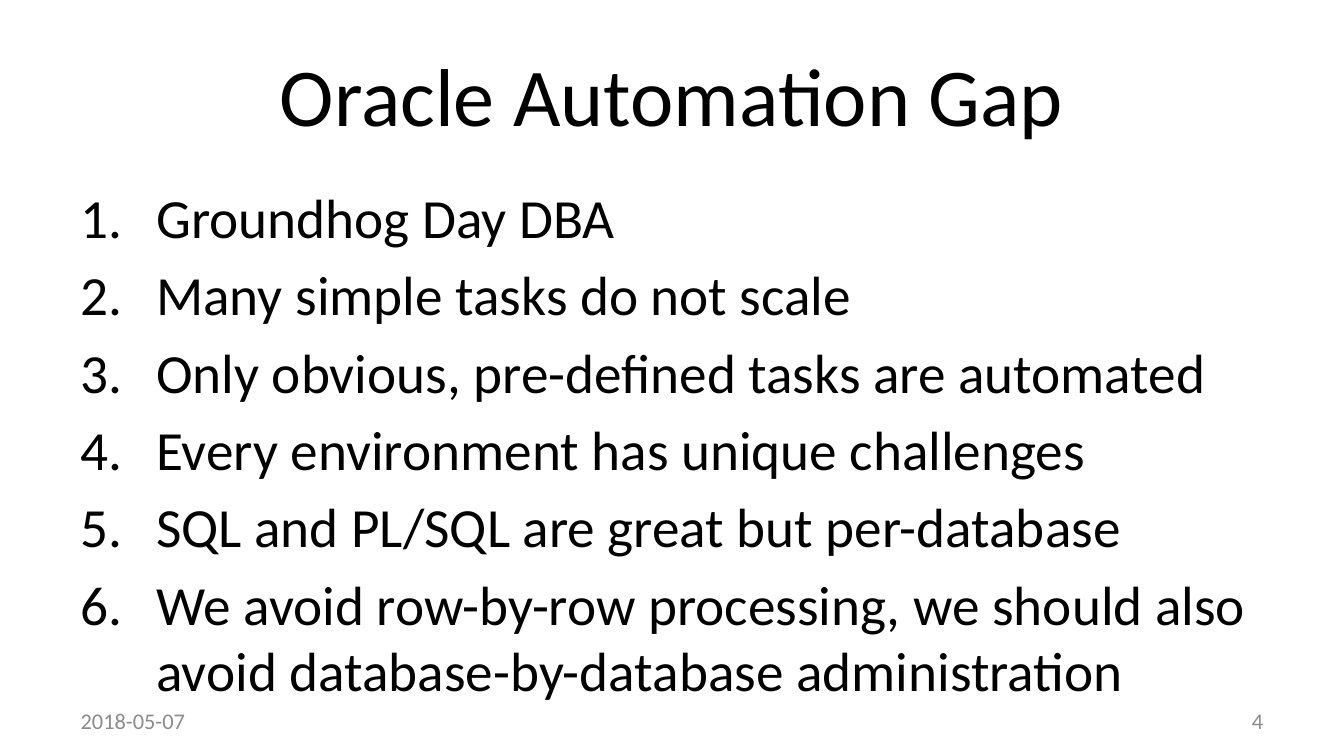
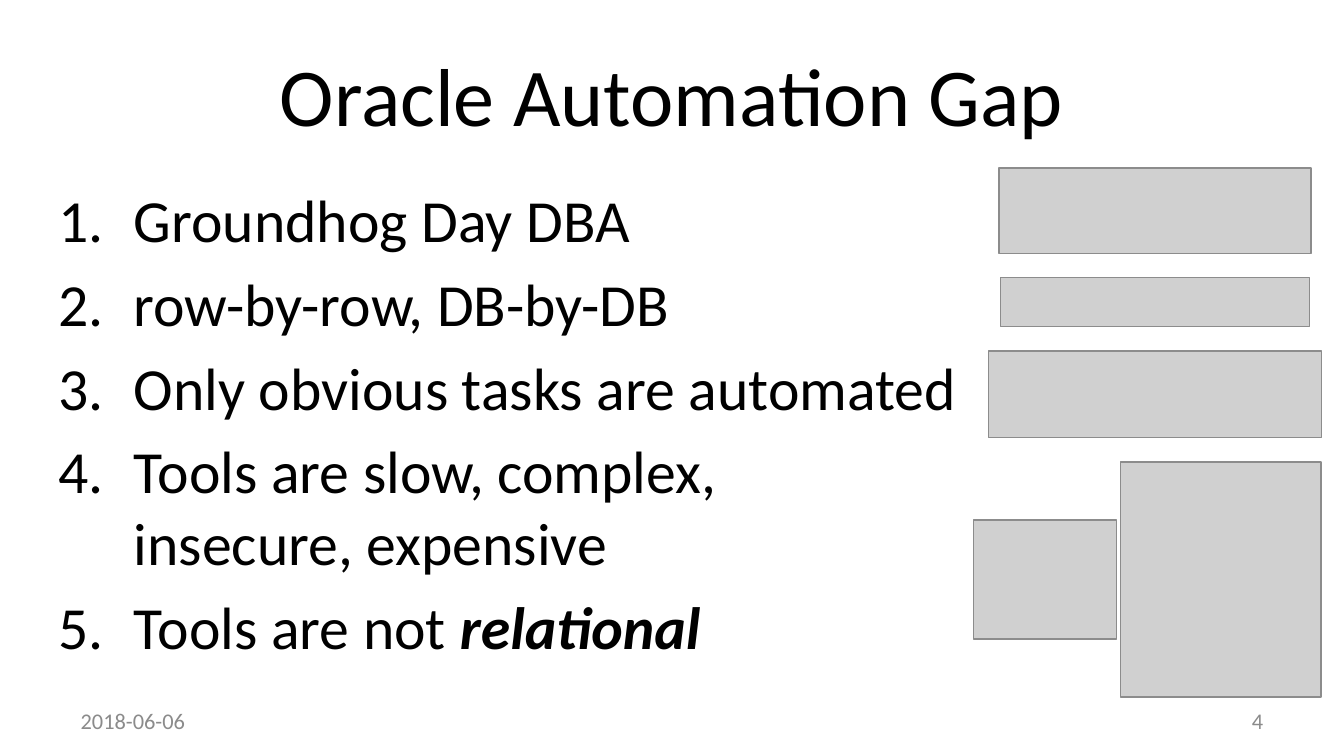
Before and after one commit to method5/method5.github.io, a slide deck: slide 4 of presentations/Method5.pptx. Drawn at 1344x756 pixels with LibreOffice and Linux fonts; fonts in the diff are those of the drawing; grey boxes stand for pictures; background and template pictures are left out. Boxes give left, top, right and bottom in pixels: in the first picture for what was removed or moved away, otherwise in the second. Text is boxed around its words. In the diff, an @@ line names an element or a change of style, - is before the commit and + after.

```diff
--- a/presentations/Method5.pptx
+++ b/presentations/Method5.pptx
@@ text "Groundhog Day DBA": place and size @@
-text "Groundhog Day DBA" at (156, 199, 1245, 700)
+text "Groundhog Day DBA" at (134, 200, 956, 650)
@@ picture added at (999, 168, 1310, 254) @@
@@ text at (134, 200, 629, 253): size 29.6 to 32 pt in "Groundhog Day DBA" @@
@@ text at (134, 284, 956, 650): text changed; size 29.6 to 32 pt @@
-2. Many simple tasks do not scale
-3. Only obvious, pre-defined tasks are automated
-4. Every environment has unique challenges
-5. SQL and PL/SQL are great but per-database
-6. We avoid row-by-row processing, we should also avoid database-by-database administration
+2. row-by-row, DB-by-DB
+3. Only obvious tasks are automated
+4. Tools are slow, complex,
+   insecure, expensive
+5. Tools are not relational
@@ picture added at (1000, 278, 1309, 327) @@
@@ picture added at (988, 351, 1321, 438) @@
@@ picture added at (1121, 462, 1321, 698) @@
@@ picture added at (973, 520, 1116, 640) @@
@@ text at (81, 714, 185, 729): text changed @@
-2018-05-07
+2018-06-06
```
Also in this commit, not shown: 23 other slides changed, 1 slide added, 1 slide removed.
